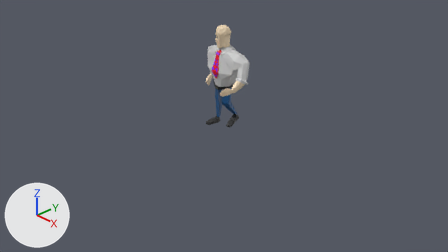
The Blender file AdventurePlayground/MyCharacters/BigGuy.blend as it was, and as the next commit left it.
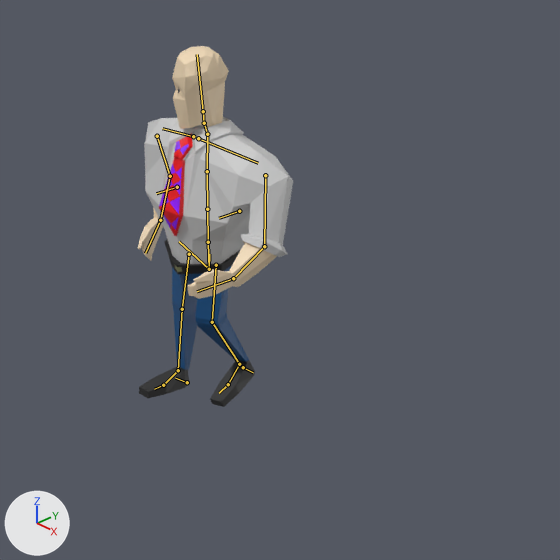
Each version appears first from the file's camera 'Camera', and next in a close-up on the part from 37% to 73% of the width and 5% to 68% of the height. Every picture has the same lights, and +X, +Y and +Z are marked at lower left. Both versions are drawn at the pose saved in each file; the numbers are the values there. The bones that bend it are drawn over the model as lines in the close-ups.
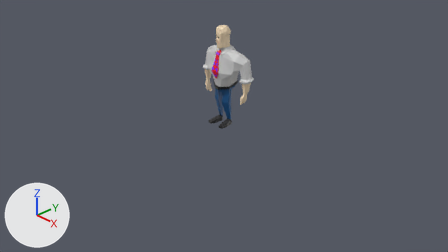
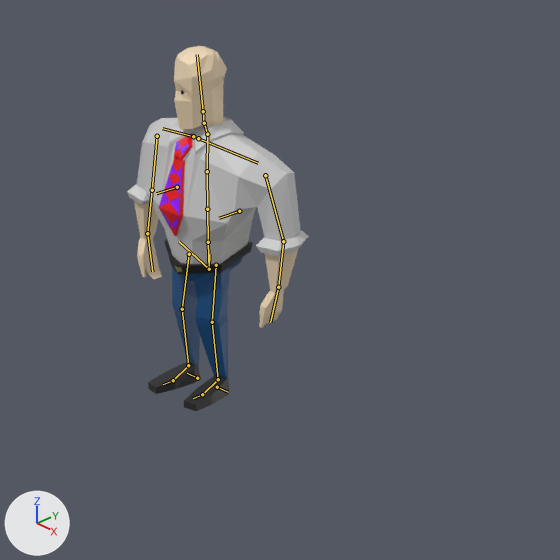
What changed in the scene script:
```text
Change bone_spine_006:
    where bone_spine_006 = bpy.data.objects['metarig'].pose.bones['spine.006']  # child of 'spine.005'
    bone_spine_006.rotation_quaternion: (0.95, 0.0, -0.313, 0.0) -> (0.981, 0.0, -0.193, 0.0)  # degrees (0, -36, 0) -> degrees (0, -22, 0)
Change bone_upper_arm_l:
    where bone_upper_arm_l = bpy.data.objects['metarig'].pose.bones['upper_arm.L']  # child of 'shoulder.L'
    bone_upper_arm_l.rotation_quaternion: (0.98, 0.189, -0.052, -0.041) -> (1.0, 0.0, 0.0, 0.0)  # degrees (22, -5, -6) -> degrees (0, 0, 0)
Change bone_forearm_l:
    where bone_forearm_l = bpy.data.objects['metarig'].pose.bones['forearm.L']  # child of 'upper_arm.L'
    bone_forearm_l.rotation_quaternion: (0.961, 0.274, -0.002, 0.043) -> (1.0, 0.0, 0.0, 0.0)  # degrees (32, -2, 5) -> degrees (0, 0, 0)
Change bone_hand_l:
    where bone_hand_l = bpy.data.objects['metarig'].pose.bones['hand.L']  # child of 'forearm.L'
    bone_hand_l.rotation_quaternion: (0.975, 0.216, 0.048, 0.021) -> (1.0, 0.0, 0.0, 0.0)  # degrees (25, 5, 4) -> degrees (0, 0, 0)
Change bone_upper_arm_r:
    where bone_upper_arm_r = bpy.data.objects['metarig'].pose.bones['upper_arm.R']  # child of 'shoulder.R'
    bone_upper_arm_r.rotation_quaternion: (0.979, -0.193, -0.053, -0.041) -> (1.0, 0.0, 0.0, 0.0)  # degrees (-22, -7, -3) -> degrees (0, 0, 0)
Change bone_forearm_r:
    where bone_forearm_r = bpy.data.objects['metarig'].pose.bones['forearm.R']  # child of 'upper_arm.R'
    bone_forearm_r.rotation_quaternion: (0.961, 0.273, 0.002, -0.043) -> (1.0, 0.0, 0.0, 0.0)  # degrees (32, 2, -5) -> degrees (0, 0, 0)
Change bone_hand_r:
    where bone_hand_r = bpy.data.objects['metarig'].pose.bones['hand.R']  # child of 'forearm.R'
    bone_hand_r.rotation_quaternion: (0.945, 0.316, -0.07, -0.031) -> (1.0, 0.0, 0.0, 0.0)  # degrees (37, -7, -6) -> degrees (0, 0, 0)
Change bone_shin_l:
    where bone_shin_l = bpy.data.objects['metarig'].pose.bones['shin.L']  # child of 'thigh.L'
    bone_shin_l.rotation_quaternion: (0.977, 0.211, 0.027, -0.025) -> (1.0, 0.0, 0.0, 0.0)  # degrees (24, 4, -2) -> degrees (0, 0, 0)
Change bone_shin_r:
    where bone_shin_r = bpy.data.objects['metarig'].pose.bones['shin.R']  # child of 'thigh.R'
    bone_shin_r.rotation_quaternion: (0.994, -0.111, -0.011, -0.004) -> (1.0, 0.0, 0.0, 0.0)  # degrees (-13, -1, 0) -> degrees (0, 0, 0)
Change bone_foot_r:
    where bone_foot_r = bpy.data.objects['metarig'].pose.bones['foot.R']  # child of 'shin.R'
    bone_foot_r.rotation_quaternion: (0.996, 0.089, -0.019, -0.027) -> (1.0, 0.0, 0.0, 0.0)  # degrees (10, -2, -3) -> degrees (0, 0, 0)
```

Location of each change, (x1, y1, x2, y2) in pixels of the close-ups (560 x 560 px):
'Cube.004', posed (17% wider): before (138, 46, 293, 407); after (127, 46, 309, 411)
bone 'upper_arm.L', root to tip: before (265, 175) to (264, 246); after (265, 175) to (283, 241)
bone 'forearm.L', root to tip: before (264, 246) to (233, 278); after (283, 241) to (278, 287)
bone 'hand.L', root to tip: before (233, 278) to (197, 291); after (278, 287) to (270, 322)
bone 'upper_arm.R', root to tip: before (157, 136) to (170, 176); after (157, 136) to (152, 190)
bone 'forearm.R', root to tip: before (170, 176) to (160, 220); after (152, 190) to (147, 233)
bone 'hand.R', root to tip: before (160, 220) to (145, 253); after (147, 233) to (152, 271)
bone 'shin.L', root to tip: before (212, 322) to (239, 364); after (212, 322) to (218, 379)
bone 'shin.R', root to tip: before (182, 309) to (178, 370); after (182, 309) to (188, 365)
bone 'foot.R', root to tip: before (178, 370) to (163, 385); after (188, 365) to (173, 380)
